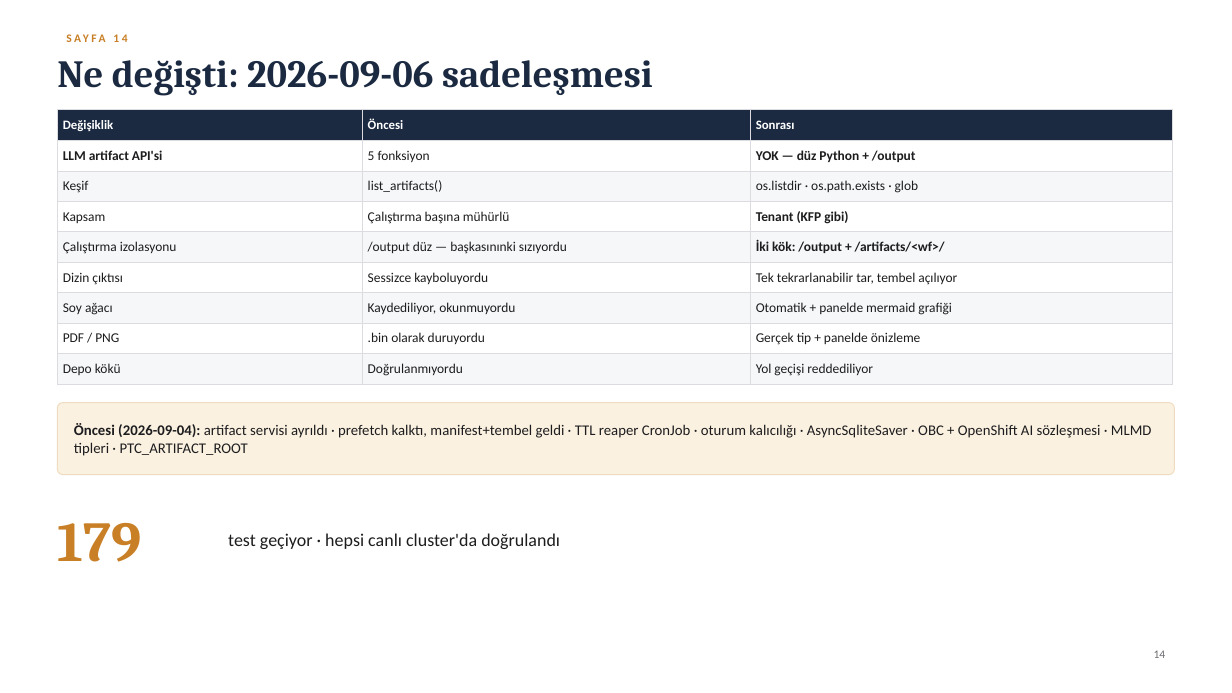
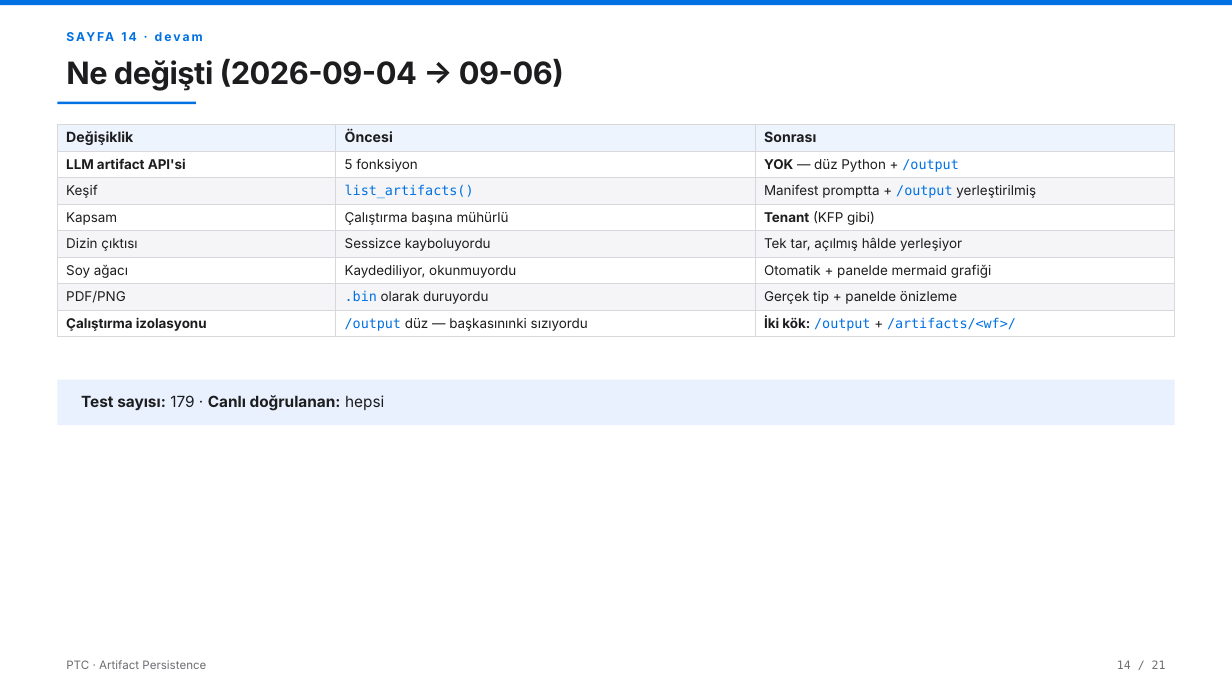
Before and after one commit to AltanReisoglu/Data-Science-Reports, a slide deck: slide 20 of ptc_art/PTC_Sunum_Karsilastirma.pptx (slide 15 before the commit). Drawn at 1232x693 pixels with LibreOffice and Linux fonts; fonts in the diff are those of the drawing. Boxes give left, top, right and bottom in pixels: in the first picture for what was removed or moved away, otherwise in the second. Text is boxed around its words. In the diff, an @@ line names an element or a change of style, - is before the commit and + after.

```diff
--- a/ptc_art/PTC_Sunum_Karsilastirma.pptx
+++ b/ptc_art/PTC_Sunum_Karsilastirma.pptx
@@ rectangle added at (x1=0, y1=0, x2=1232, y2=6), fill #0071E3 @@
@@ text at (x1=57, y1=26, x2=372, y2=48): text changed; size 9 to 9.5 pt; font Calibri to Inter; text colour #C87F26 to #0071E3 @@
-SAYFA 14
+SAYFA 14 · devam
@@ text at (x1=66, y1=58, x2=564, y2=91): text changed; size 30 to 24 pt; font Cambria to Inter; text colour #1B2A41 to #1D1D1F @@
-Ne değişti: 2026-09-06 sadeleşmesi
+Ne değişti (2026-09-04 → 09-06)
@@ rectangle added at (x1=57, y1=102, x2=196, y2=104), fill #0071E3 @@
@@ table at (x1=57, y1=124, x2=1175, y2=335) @@
-row 3, column 3: os.listdir · os.path.exists · glob
+row 3, column 3: Manifest promptta + /output yerleştirilmiş
+row 5: Dizin çıktısı | Sessizce kayboluyordu | Tek tar, açılmış hâlde yerleşiyor
+row 6: Soy ağacı | Kaydediliyor, okunmuyordu | Otomatik + panelde mermaid grafiği
+row 7: PDF/PNG | .bin olarak duruyordu | Gerçek tip + panelde önizleme
-row 6: Dizin çıktısı | Sessizce kayboluyordu | Tek tekrarlanabilir tar, tembel açılıyor
-row 7: Soy ağacı | Kaydediliyor, okunmuyordu | Otomatik + panelde mermaid grafiği
-row 8: PDF / PNG | .bin olarak duruyordu | Gerçek tip + panelde önizleme
-row 9: Depo kökü | Doğrulanmıyordu | Yol geçişi reddediliyor
@@ table resized from (x1=57, y1=109, x2=1173, y2=380) to (x1=57, y1=124, x2=1175, y2=335) @@
@@ rectangle added at (x1=57, y1=380, x2=1175, y2=425), fill #E8F1FD @@
@@ rounded rectangle removed at (x1=57, y1=403, x2=1175, y2=475) @@
@@ text added at (x1=81, y1=395, x2=384, y2=411), 12 pt, text #1D1D1F, bold @@
+Test sayısı: 179 · Canlı doğrulanan: hepsi
@@ text removed at (x1=74, y1=423, x2=1152, y2=456) @@
-Öncesi (2026-09-04): artifact servisi ayrıldı · prefetch kalktı, manifest+tembel geldi · TTL reaper CronJob · oturum kalıcılığı · AsyncSqliteSaver · OBC + OpenShift AI sözleşmesi · MLMD tipleri · PTC_ARTIFACT_ROOT
@@ text removed at (x1=57, y1=523, x2=141, y2=562) @@
-179
@@ text removed at (x1=228, y1=533, x2=560, y2=549) @@
-test geçiyor · hepsi canlı cluster'da doğrulandı
@@ text added at (x1=66, y1=660, x2=206, y2=669), 9 pt, text #6E6E73 @@
+PTC · Artifact Persistence
@@ text at (x1=1117, y1=660, x2=1166, y2=669): text changed; font Calibri to DejaVu Sans Mono @@
-14
+14 / 21
```
Also in this commit, not shown: 15 other slides changed, 12 slides added, 1 slide removed, 2 other files.
